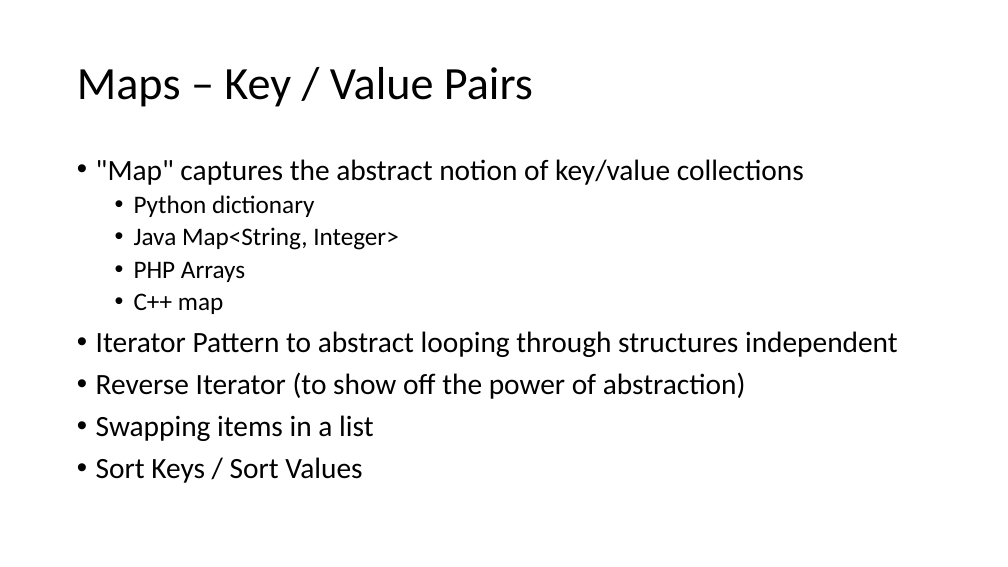
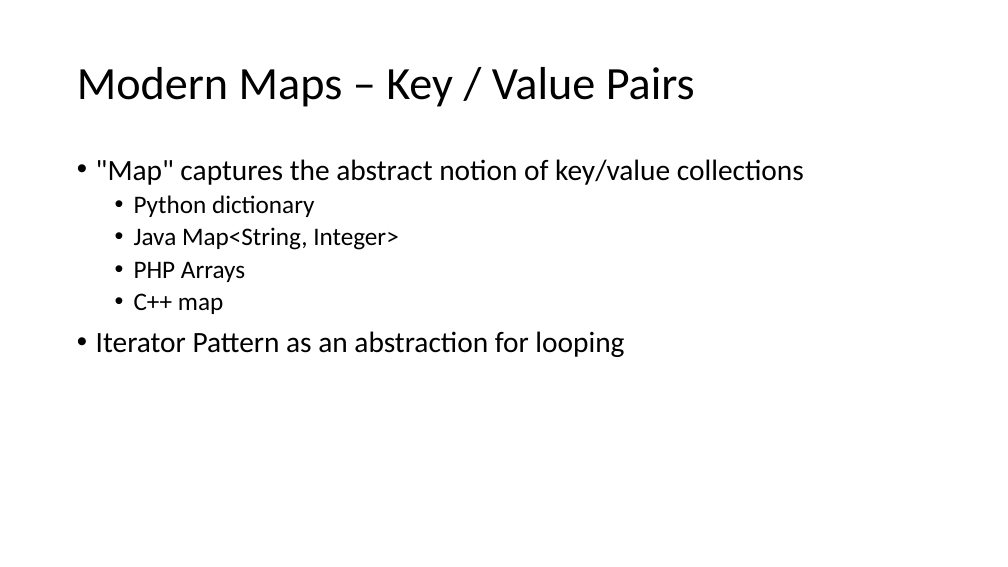
Before and after one commit to csev/cc4e, a slide deck: slide 16 of lectures/CC-04-Maps.pptx. Drawn at 1008x567 pixels with LibreOffice and Linux fonts; fonts in the diff are those of the drawing. Boxes give left, top, right and bottom in pixels: in the first picture for what was removed or moved away, otherwise in the second. Text is boxed around its words. In the diff, an @@ line names an element or a change of style, - is before the commit and + after.

```diff
--- a/lectures/CC-04-Maps.pptx
+++ b/lectures/CC-04-Maps.pptx
@@ title at [77,67,695,107]: text changed @@
-Maps – Key / Value Pairs
+Modern Maps – Key / Value Pairs
@@ text at [96,331,624,357]: text changed @@
-• Iterator Pattern to abstract looping through structures independent
-• Reverse Iterator (to show off the power of abstraction)
-• Swapping items in a list
-• Sort Keys / Sort Values
+• Iterator Pattern as an abstraction for looping
```
Also in this commit, not shown: 10 other slides changed, 19 other files.
